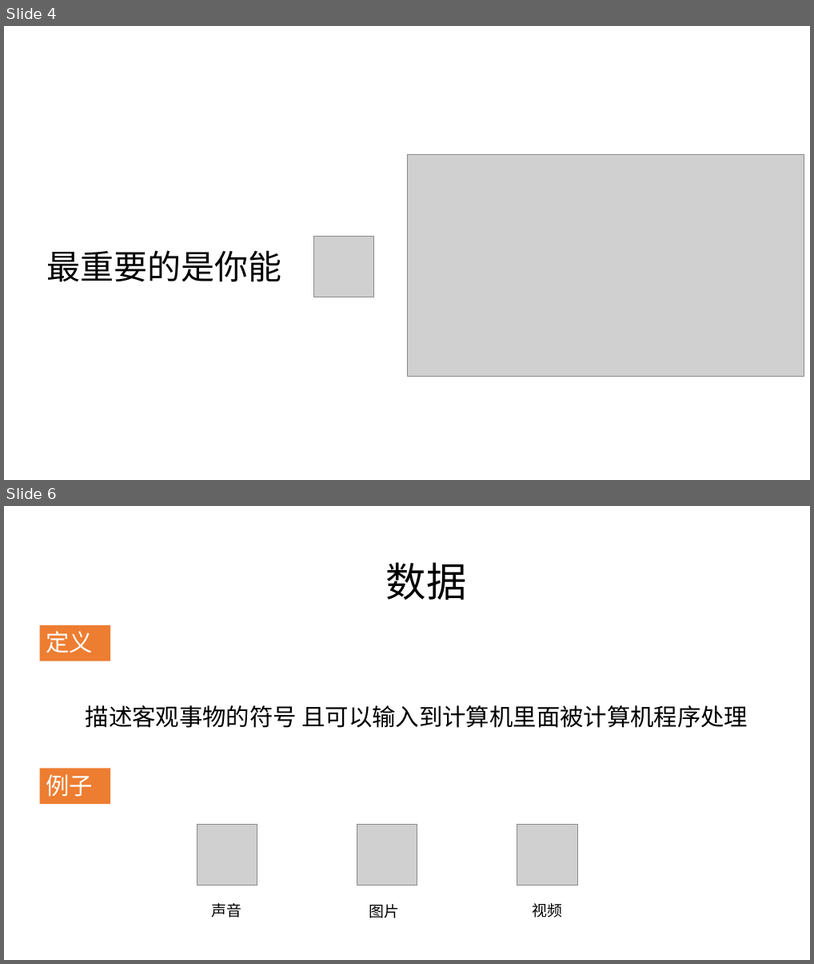
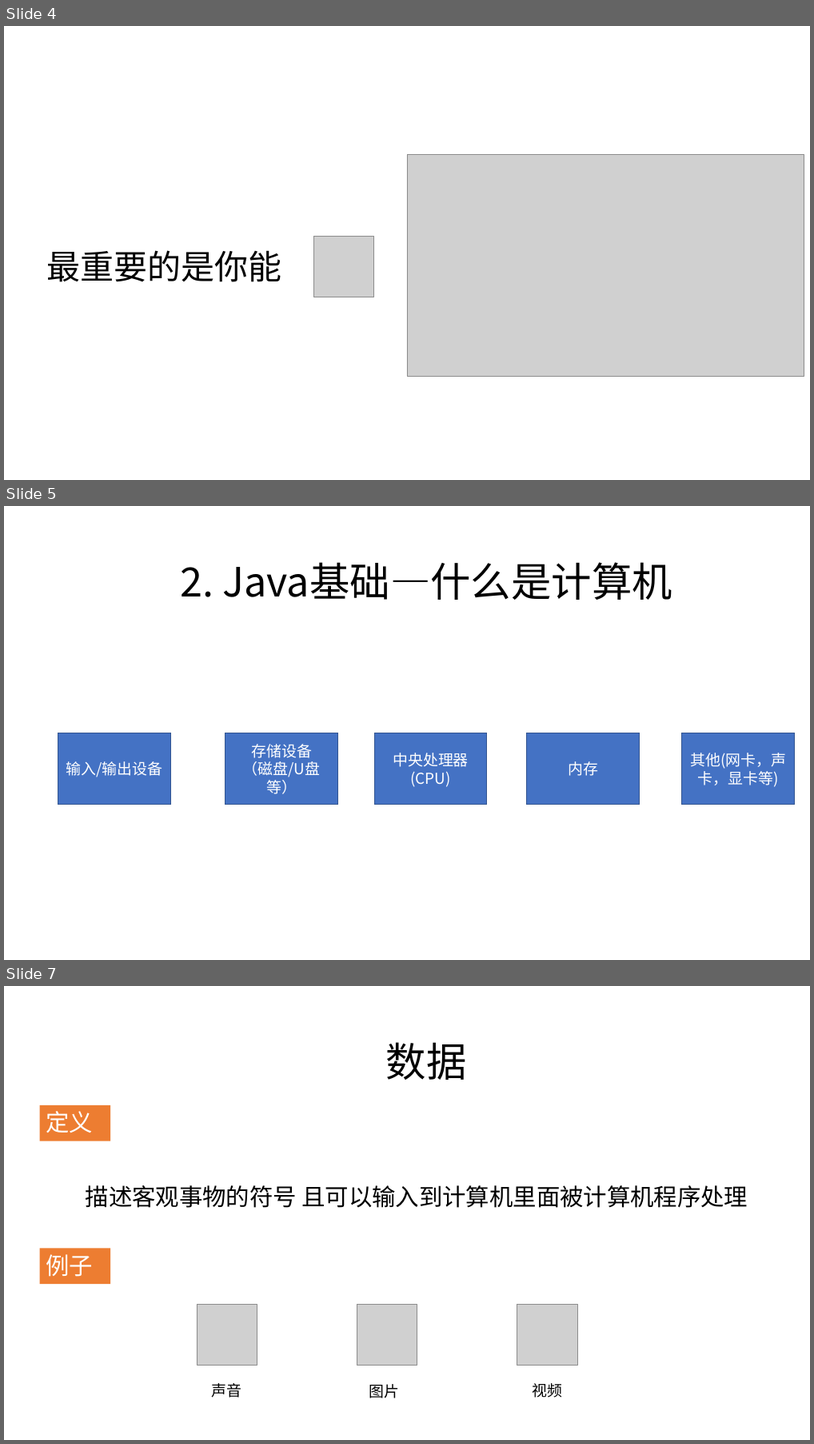
Before and after one commit to zjyesir/hmc_java_1, a slide deck: 1.1绪论.pptx. Shown one above the other, each under a label of ours: slides 4 and 6 before the commit, slides 4, 5 and 7 after it; the slides between them are not shown. The pictures are 814x964 and 814x1444 pixels, drawn with LibreOffice and Linux fonts; fonts in the diff are those of the drawing; grey boxes stand for pictures; background and template pictures are left out. Boxes give left, top, right and bottom in pixels: in the first picture for what was removed or moved away, otherwise in the second. Text is boxed around its words. In the diff, an @@ line names an element or a change of style, - is before the commit and + after.

```diff
--- a/1.1绪论.pptx
+++ b/1.1绪论.pptx
@@ slide 5 added at [4,506,810,960], background picture (left out) @@
@@ text added at [180,562,673,600], 48 pt, text #000000 @@
+2. Java基础—什么是计算机
@@ rectangle added at [58,733,170,804], fill #4472C4, outline #325491 1 pt, 18 pt, text #FFFFFF @@
+输入/输出设备
@@ rectangle added at [226,733,338,804], fill #4472C4, outline #325491 1 pt, 18 pt, text #FFFFFF @@
+存储设备
+（磁盘/U盘等）
@@ rectangle added at [375,733,487,804], fill #4472C4, outline #325491 1 pt, 18 pt, text #FFFFFF @@
+中央处理器(CPU)
@@ rectangle added at [527,733,640,804], fill #4472C4, outline #325491 1 pt, 18 pt, text #FFFFFF @@
+内存
@@ rectangle added at [682,733,795,804], fill #4472C4, outline #325491 1 pt, 18 pt, text #FFFFFF @@
+其他(网卡，声卡，显卡等)
@@ what was slide 6 is now slide 7 @@
```
Also in this commit, not shown: 7 other slides added, 4 slides removed, 1 other file.
